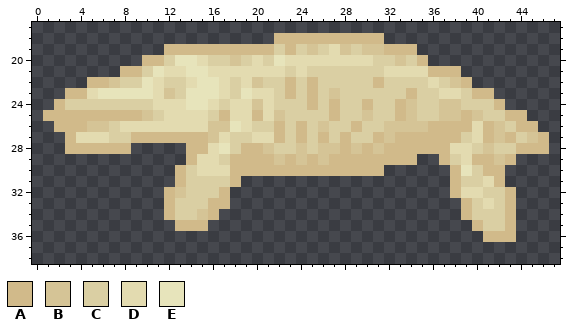
File history of a pixel-art sprite, assets/minecraft/textures/custom/decorations/fossil.png. That is the earlier state.
The file is 48x48 pixels. Shown: x 0..47, y 17..38.
Palette (. is transparent): A #d1ba8a  B #d5c496  C #dacfa3  D #e3dbb0  E #e7e4bb
Pixels before, first column x 1:
18 .....................AAAAAAAAAA...............
19 ...........AAAAAAAAAACACBCDBCBBAAA............
20 .........AACEEDCCBCDCEDDDDDDDDCCBCA...........
21 .......AACEDDEEDDDDDDDCDCCCCCCCDDDDAAA........
22 ....AABCCEDCCDEEDCDBCCACACCCCCACCCCDCBA.......
23 ..AADEEEEEDBCEEEDCEDDCACACBCCCCCCACCDDCAA.....
24 .ACCCCCCCCDDDEEDCDDBDCCCACACCACCABCCBBCCCA....
25 AAAAAAAAABCDDDDCADDADBCCCCACCBCCABCCBBABCCAA..
26 .AAABBCDDDDDDDDBBEDCCACACBCCACCBBBBAAAADABCAA.
27 ..ADDDCCAAAAAAABDCCDDACACACACCABAAAAAACDABACBA
28 ..AAAAAA.....AADECAABCCBCBBABABAAAAAADDCBCCAAA
29 .............ADDCAAAABABABAAAAAAAA..ACDAABA...
30 ............ACDDDAAAAAAAAAAAAAA......AECAA....
31 ............ACCCCA...................ACCDA....
32 ...........ABCCCA....................ADDCCA...
33 ...........ACCCAA.....................ACDCA...
34 ...........ACCBA......................ACCCA...
35 ............AAA........................ACCA...
36 ........................................AAA...
The same view after the edit:
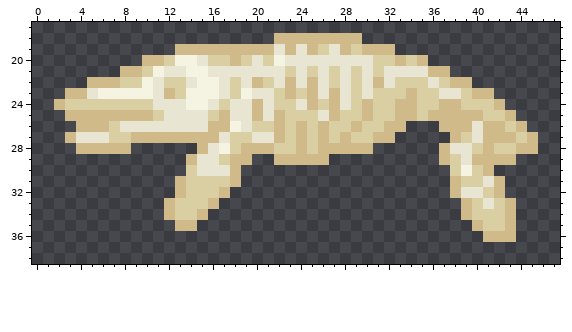
Change:
Colour D changes from #e3dbb0 to #e8e5d2.
Colour E changes from #e7e4bb to #f5f3e1.
The edit turns colour B into colour A in row 19 at x 25, 28 and 30 to 31; in row 20 at x 18 and 33; in row 22 at x 7, 20 and 38; in row 23 at x 12 and 27; in row 24 at x 20, 34 and 37 to 38; in row 25 at x 10, 22, 30, 34, 37 to 38 and 40.
The edit turns colour B into colour A in row 26 at x 5 to 6, 16 to 17, 26, 32 to 33 and 42; in row 27 at x 16, 32, 42 and 45; in row 28 at x 21, 24, 26 to 27, 29 and 41; in row 29 at x 22, 24, 26 and 42; in row 32 at x 13; in row 34 at x 15.
The edit turns colour C into colour A in row 25 at x 36; in row 32 at x 42.
The edit turns colour A into colour C in row 30 at x 38.
The edit turns colour C into colour D in row 19 at x 22 and 24; in row 21 at x 26, 28 and 30; in row 22 at x 22, 24, 26, 28, 30 and 32; in row 23 at x 26, 28 and 30; in row 24 at x 24 and 28; in row 25 at x 26.
The edit erases colour A in row 18 at x 30 to 31; in row 19 at x 12 and 33 to 34; in row 21 at x 38; in row 25 at x 1 to 2 and 44; in row 26 at x 2 to 3, 36 and 45; in row 27 at x 33 to 37 and 46.
The edit erases colour A in row 28 at x 3, 14, 32 to 36 and 46; in row 29 at x 20 to 21 and 27 to 34; in row 30 at x 13, 19 to 31 and 42; in row 32 at x 12 and 43; in row 33 at x 17; in row 34 at x 16.
The edit erases colour A in row 35 at x 15.
The edit erases colour B in row 26 at x 34 to 35; in row 28 at x 31.
Boxes around the changes in both pictures, in picture pixels (x1, y1, x2, y2):
changed: (43, 33, 549, 231)
